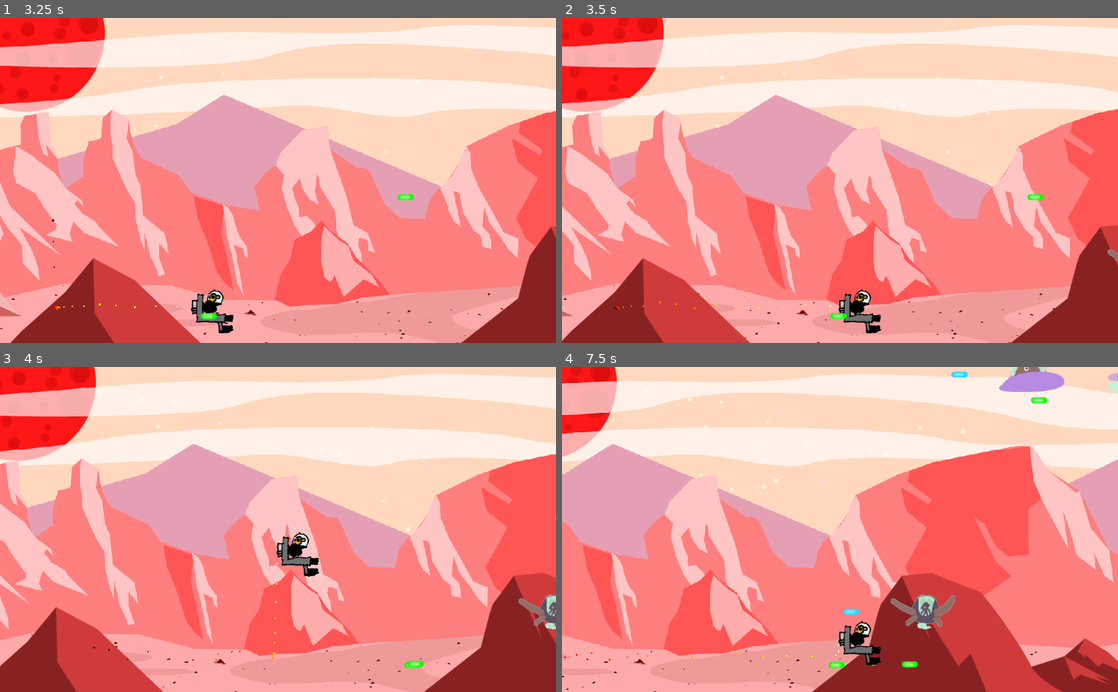
Above: before the commit, frames 1-4 (two rows, left to right).
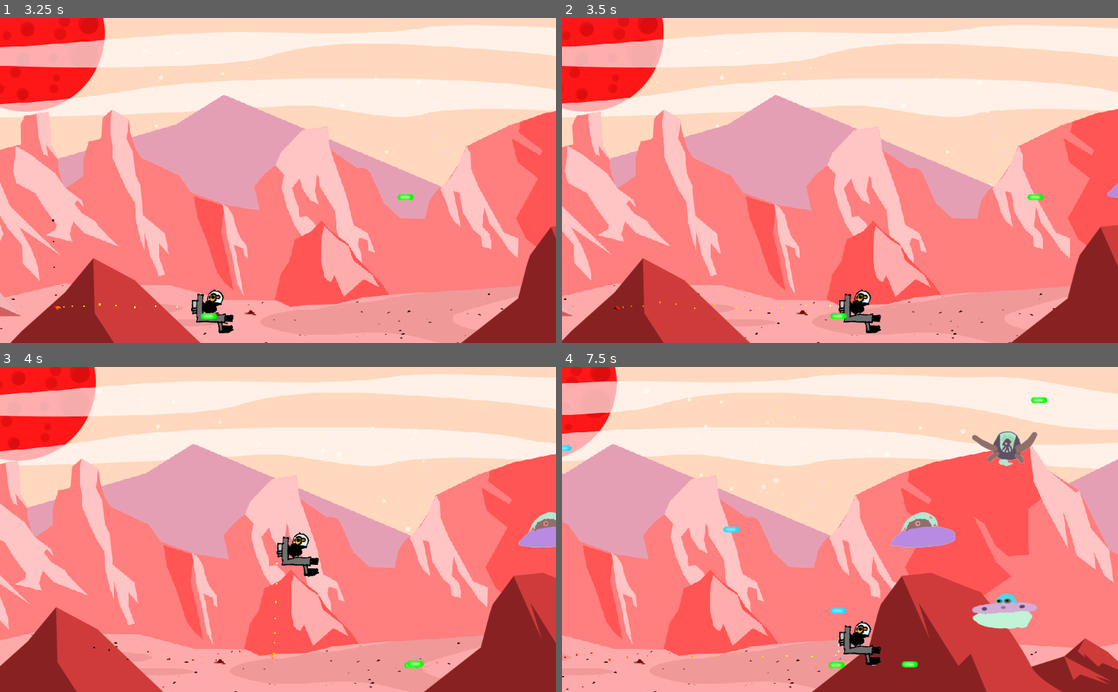
Above: after the commit, the same moments.

Repository: the-g-force/FamJam-January2021
Game: Godot game, scene res://src/SplashScreen.tscn
Two runs of this game, one before a commit and one after it. Both use one fixed random seed, a clock stepped at 60 frames per second and the inputs below.
Inputs (mouse positions are in pixels of both pictures, inside the frame that each line leads up to):
- Up to frame 1 (3.25 s): tap Enter at 0.5 s; move the mouse to (400, 164) at 0.52 s; hold D (move_right) 0.53-1.25 s; tap Space (fire) at 0.6, 2.1, 2.85 s; click (400, 164) at 0.67 s; click "Play" at 1.25 s; move the mouse to (166, 196) at 2.02 s; hold S (move_down) 2.03-2.78 s; move the mouse to (333, 109) at 2.77 s; hold D (move_right) from 2.78 s (still down)
- Up to frame 2 (3.5 s): keep holding D (move_right)
- Up to frame 3 (4 s): move the mouse to (250, 594) at 3.52 s; release D (move_right) at 3.53 s; hold W (move_up) from 3.53 s (still down); tap Space (fire) at 3.6 s; click (250, 594) at 3.67 s
- Up to frame 4 (7.5 s): move the mouse to (1006, 578) at 4.27 s; release W (move_up) at 4.28 s; hold A (move_left) 4.28-5.78 s; tap Space (fire) every 0.75 s from 4.35 to 7.35 s; move the mouse to (673, 480) at 5.02 s; move the mouse to (867, 529) at 5.77 s; hold S (move_down) 5.78-6.53 s; click (867, 529) at 5.92 s; move the mouse to (756, 448) at 6.52 s; hold D (move_right) 6.53-7.28 s; move the mouse to (962, 513) at 7.27 s; hold W (move_up) from 7.28 s (still down)

Frame 1 is identical in both runs. In frame 2, less than 0.1% of the frame differs, in the area x 98-100%, y 50-75%; in frame 3, 0.9%; in frame 4, 4.0%, in the area x 0-100%, y 0-81%.

Commit message:
Add wave spawning

Diff:
--- a/project/src/Alien.gd
+++ b/project/src/Alien.gd
@@ -2,9 +2,10 @@
 extends KinematicBody2D
 
 signal destroyed(location)
+signal went_off_screen
 
 export var speed := 100
-export var shoot_delay := 2
+export var shoot_delay := 2.0
 var _destroyed := false
 
 onready var _AlienBullet := load("res://src/AlienBullet.tscn")
@@ -12,6 +13,7 @@
 
 func _ready():
 	var anim := randi()%7
+	shoot_delay += rand_range(-0.5,1.5)
 	$Sprite.play(str(anim))
 	$Timer.start(shoot_delay)
 
@@ -45,11 +47,14 @@
 
 
 func _on_VisibilityNotifier2D_screen_exited():
-	queue_free()
+	if not _destroyed:
+		emit_signal("went_off_screen")
+		queue_free()
 
 
 func damage():
-	emit_signal("destroyed", self)
-	$CollisionShape2D.set_deferred("disabled", true)
-	_destroyed = true
-	$Timer.stop()
+	if not _destroyed:
+		emit_signal("destroyed", self)
+		$CollisionShape2D.set_deferred("disabled", true)
+		_destroyed = true
+		$Timer.stop()
--- a/project/src/Spawner.gd
+++ b/project/src/Spawner.gd
@@ -5,14 +5,52 @@
 const _Alien := preload("res://src/Alien.tscn")
 
 var screensize:Vector2
+var _enemies_in_wave := 0
+var _time_between_waves := 2
+var _wave_size := 1
+var _group_0 := [Vector2(0, 150), Vector2(0, 300), Vector2(0, 450)]
+var _group_1 := [Vector2(150, 150), Vector2(0, 300), Vector2(150, 450)]
+var _group_2 := [Vector2(0, 150), Vector2(150, 300), Vector2(0, 450)]
 
 
 func _ready():
+	$Timer.start(_time_between_waves)
 	screensize = get_viewport_rect().size
 
 
+func _new_wave():
+	var groups := []
+	for _i in _wave_size:
+		var wave_type := randi()%3
+		var wave:Array = get("_group_"+str(wave_type))
+		groups.append(wave)
+		_enemies_in_wave += wave.size()
+	print("NEW WAVE! "+str(_enemies_in_wave))
+	for wave in groups:
+		for point in wave:
+			var alien := _Alien.instance()
+			alien.position.y = point.y
+			alien.position.x = screensize.x+point.x
+			var _error = alien.connect("destroyed", self, "_alien_destroyed")
+			_error = alien.connect("went_off_screen", self, "_alien_off_screen")
+			emit_signal("alien_created", alien)
+		yield(get_tree().create_timer(6), "timeout")
+	_wave_size += 1
+
+
+func _alien_off_screen():
+	_enemies_in_wave -= 1
+	print(str(_enemies_in_wave))
+	if _enemies_in_wave == 0:
+		$Timer.start(_time_between_waves)
+
+
+func _alien_destroyed(_what):
+	_enemies_in_wave -= 1
+	print(str(_enemies_in_wave))
+	if _enemies_in_wave == 0:
+		$Timer.start(_time_between_waves)
+
+
 func _on_Timer_timeout():
-	var alien := _Alien.instance()
-	alien.position.y = rand_range(0, screensize.y)
-	alien.position.x = screensize.x
-	emit_signal("alien_created", alien)
+	_new_wave()
--- a/project/src/Spawner.tscn
+++ b/project/src/Spawner.tscn
@@ -7,5 +7,5 @@
 
 [node name="Timer" type="Timer" parent="."]
 wait_time = 2.0
-autostart = true
+one_shot = true
 [connection signal="timeout" from="Timer" to="." method="_on_Timer_timeout"]
